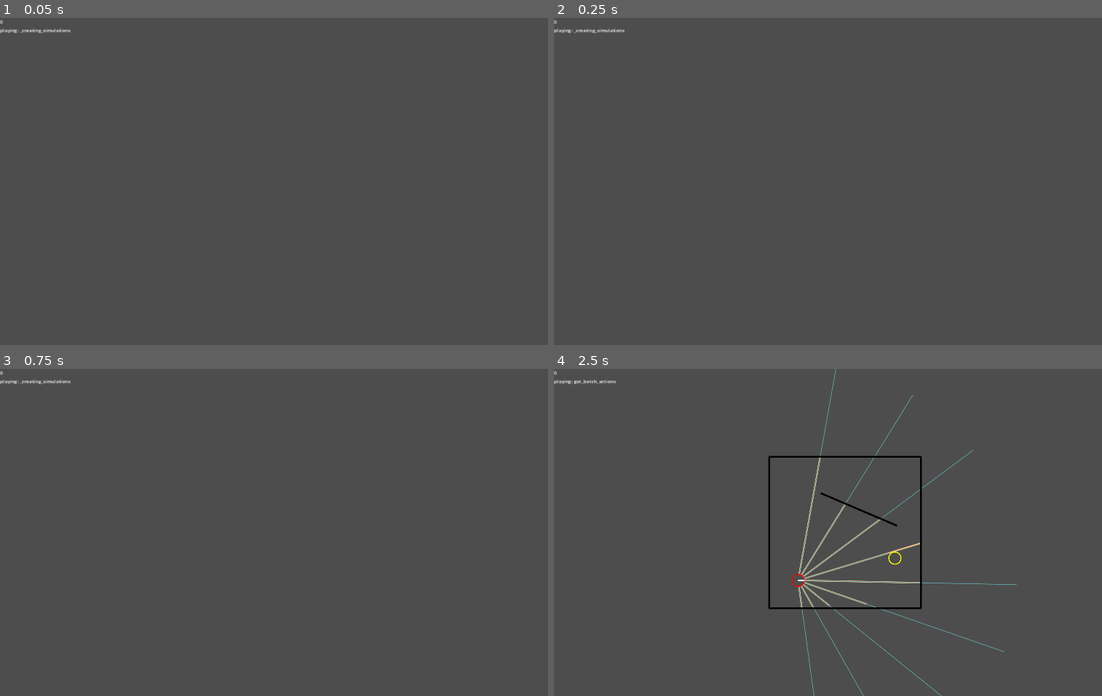
Above: before the commit, frames 1-4 (two rows, left to right).
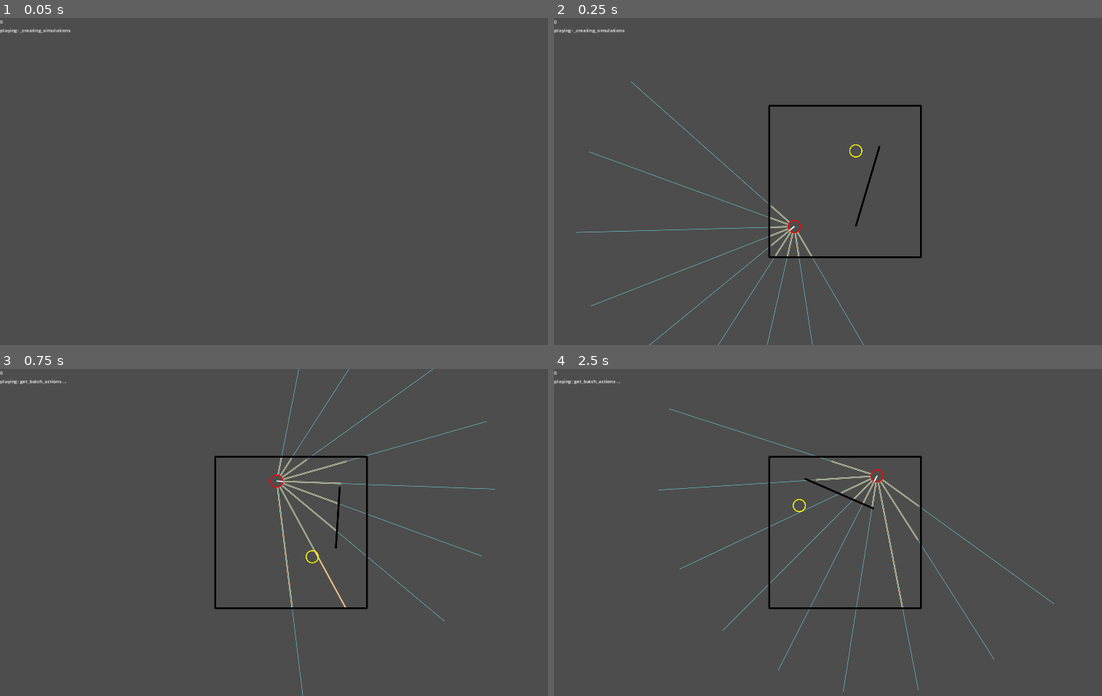
Above: after the commit, the same moments.

Repository: stokatyan/godot-ai
Game: Godot game, scene res://FindCoinGame/FCGEnv.tscn
Two runs of this game, one before a commit and one after it. Both use one fixed random seed, a clock stepped at 60 frames per second and the inputs below.
Inputs:
- Up to frame 1 (0.05 s): no input
- Up to frame 2 (0.25 s): no input
- Up to frame 3 (0.75 s): tap Enter at 0.5 s; hold D from 0.53 s (still down); hold Enter from 0.53 s (still down)
- Up to frame 4 (2.5 s): tap Space at 1.25 s; release D at 1.28 s; release Enter at 1.28 s; hold S 1.28-2.03 s; tap 1 at 1.35 s; hold D from 2.03 s (still down); tap 2 at 2.1 s

Frame 1 is identical in both runs. In frame 2, 1.7% of the frame differs, in the area x 3-68%, y 19-100%; in frame 3, 2.0%; in frame 4, 2.5%, in the area x 4-92%, y 0-100%.
Error in both runs: Cannot call method 'poll' on a null value. (res://AI/AIServerTCP.gd:40)

Commit message:
increase physics ticks per second and max ticks per frame

Diff:
--- a/godot-ai-client/project.godot
+++ b/godot-ai-client/project.godot
@@ -23,6 +23,11 @@
 window/stretch/mode="canvas_items"
 window/stretch/aspect="expand"
 
+[physics]
+
+common/physics_ticks_per_second=600
+common/max_physics_steps_per_frame=80
+
 [rendering]
 
 renderer/rendering_method="mobile"
Not shown, removed: godot-ai-client/checkpoints/model-1.pt
